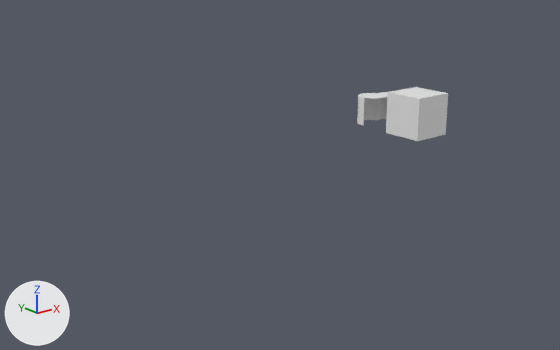
A saved change to the Blender file Models/level 4_.blend.
The view is the same before and after, from a 50 mm lens placed at (-285.0, -282.0, 91.0), pointed at (-55.0, 5.0, -24.0). The lights are fixed; the arrows at lower left show +X, +Y and +Z.
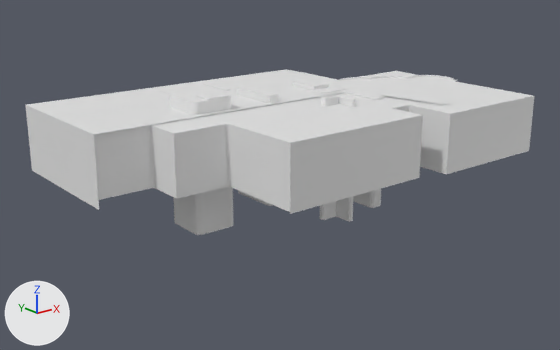
Where the change shows, as pixel boxes [x1, y1, x2, y2] in the pictures (560 x 350 px):
'Cube.007', added: after [92, 93, 423, 214]
'Cube.001', added: after [26, 69, 449, 210]
'Cube', reshaped, moved, rescaled (206% wider, 95% taller): before [386, 87, 448, 141]; after [342, 71, 534, 177]
'Cube.004', added: after [169, 92, 234, 235]
'Cylinder.002', reshaped, moved, rescaled: before [357, 92, 388, 125]; after [339, 75, 455, 81]
'Cube.008', added: after [292, 79, 385, 208]
'Cube.002', added: after [320, 95, 356, 221]
'Cube.003', added: after [237, 86, 279, 206]
'Cube.005', added: after [203, 83, 231, 91]
'Cube.006', added: after [161, 90, 173, 94]
part 1 of me_cylinder_008, cut back: before [357, 92, 388, 125]

The change in detail:
me_cylinder_008 is used by ob_cylinder_002; location (8.3, 5.8, 0.0); scale (7.48, 7.48, 7.48).
me_cylinder_008 had 166 vertices, 55 faces, 2 loose edges and spanned x -1.0..3.72, y -2.45..1.0, z -1.0..1.0.
me_cylinder_008 now has 102 vertices, 44 faces, 2 loose edges and spans x -0.38..3.72, y -2.18..1.0, z -1.0..1.0.
Part 1, on me_cylinder_008:
64 vertices are removed from x -1.0..3.27, y -2.45..0.83, z -1.0..1.0.
12 faces are deleted.
4 vertices are added at (3.41, -2.16, -1.0), (3.41, -2.16, 1.0), (3.41, -2.18, -1.0), (3.41, -2.18, 1.0).
2 new faces join them.
me_cube_001 is used by ob_cube; location (19.9, -15.6, 0.0); scale (11.0, 11.0, 11.0).
me_cube_001 had 8 vertices, 6 faces and spanned x -1.0..1.0, y -1.0..1.0, z -1.0..1.0.
me_cube_001 now has 55 vertices, 37 faces and spans x -3.12..1.25, y -1.71..3.24, z -0.51..1.0.
me_cube_001 part 2: the whole mesh is rebuilt.
Mesh me_cube_010 is new.
It has 88 vertices, 48 faces and spans x -3.57..1.0, y -10.08..1.0, z -1.38..10.52.
Mesh me_cube_009 is new.
It has 70 vertices, 37 faces and spans x -2.6..4.5, y -1.0..6.6, z -35.8..1.0.
Mesh me_cube_008 is new.
It has 38 vertices, 25 faces, 1 loose edge and spans x -7.87..1.93, y -2.03..2.12, z -2.99..1.0.
Mesh me_cube_007 is new.
It is a box spanning x -1.0..1.5, y -14.8..9.6, z -1.0..1.0.
Mesh me_cube_006 is new.
It is a box spanning x -1.0..1.0, y -1.0..13.37, z -1.0..0.33.
Mesh me_cube_005 is new.
It has 48 vertices, 26 faces and spans x -1.0..1.0, y -4.9..3.5, z -15.8..1.0.
Mesh me_cube_004 is new.
It has 70 vertices, 37 faces and spans x -2.61..2.05, y -1.0..4.08, z -12.89..1.0.
Mesh me_cube is new.
It has 19 vertices, 11 faces and spans x -7.85..2.01, y -1.0..6.58, z -1.0..1.0.
Object 'Cylinder.002' (ob_cylinder_002) moves from (8.3, 5.8, 0.0) to (8.4, 14.8, 1.0).
Object 'Cylinder.002' (ob_cylinder_002) is rescaled from (7.48, 7.48, 7.48) to (12.8, 12.8, 12.8).
Object 'Cube' (ob_cube) moves from (19.9, -15.6, 0.0) to (33.3, -31.1, -6.0).
Object 'Cube' (ob_cube) is rescaled from (11.0, 11.0, 11.0) to (18.9, 18.9, 18.9).
Object 'Cube.008' (ob_cube_008) is new; it shows me_cube_010.
Its location is (-13.7, -17.2, 8.8).
Its scale is (3.7, -4.88, -4.88).
Object 'Cube.002' (ob_cube_002) is new; it shows me_cube_009.
Its location is (-38.9, -15.8, 15.2).
Its rotation in degrees is (0, 0, -180).
Its scale is (1.64, 1.64, 1.64).
Object 'Cube.007' (ob_cube_007) is new; it shows me_cube_008.
Its location is (-40.2, -29.4, -1.1).
Its scale is (14.5, 14.5, 14.5).
Object 'Cube.006' (ob_cube_006) is new; it shows me_cube_007.
Its location is (-87.7, 51.1, 12.5).
Object 'Cube.005' (ob_cube_005) is new; it shows me_cube_006.
Its location is (-60.0, 42.7, 13.2).
Its scale is (1.5, 1.5, 1.5).
Object 'Cube.003' (ob_cube_003) is new; it shows me_cube_005.
Its location is (-60.2, 18.9, 13.7).
Its scale is (3.28, 3.28, 3.28).
Object 'Cube.004' (ob_cube_004) is new; it shows me_cube_004.
Its location is (-92.5, 8.6, 15.2).
Its scale is (4.58, 4.58, 4.58).
Object 'Cube.001' (ob_cube_001) is new; it shows me_cube.
Its location is (-28.1, -33.9, -2.8).
Its scale is (16.1, 16.1, 16.1).
